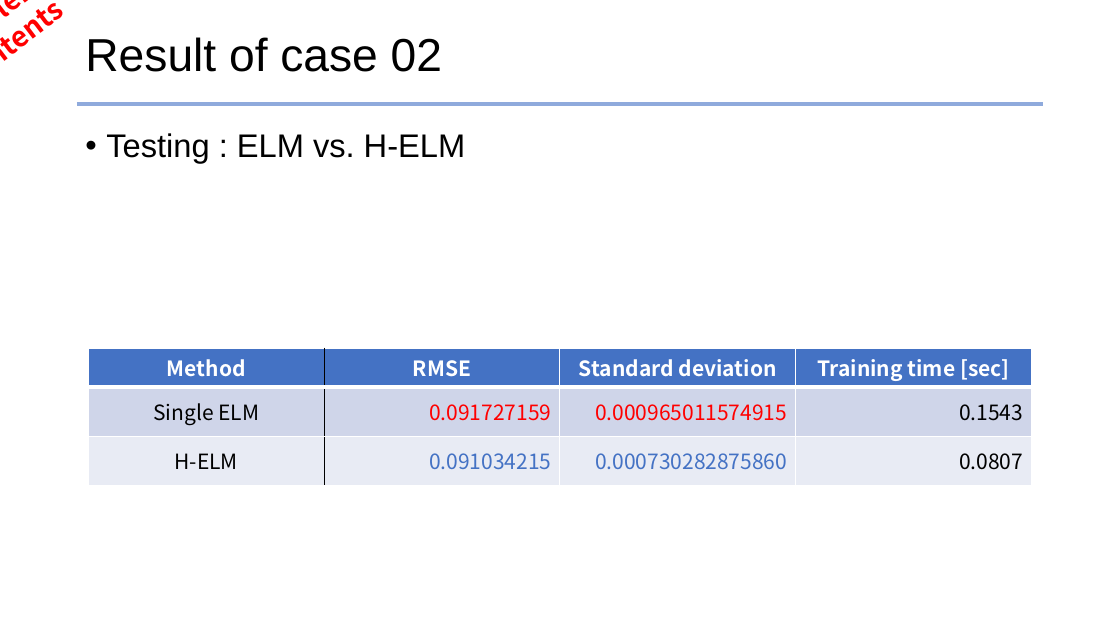
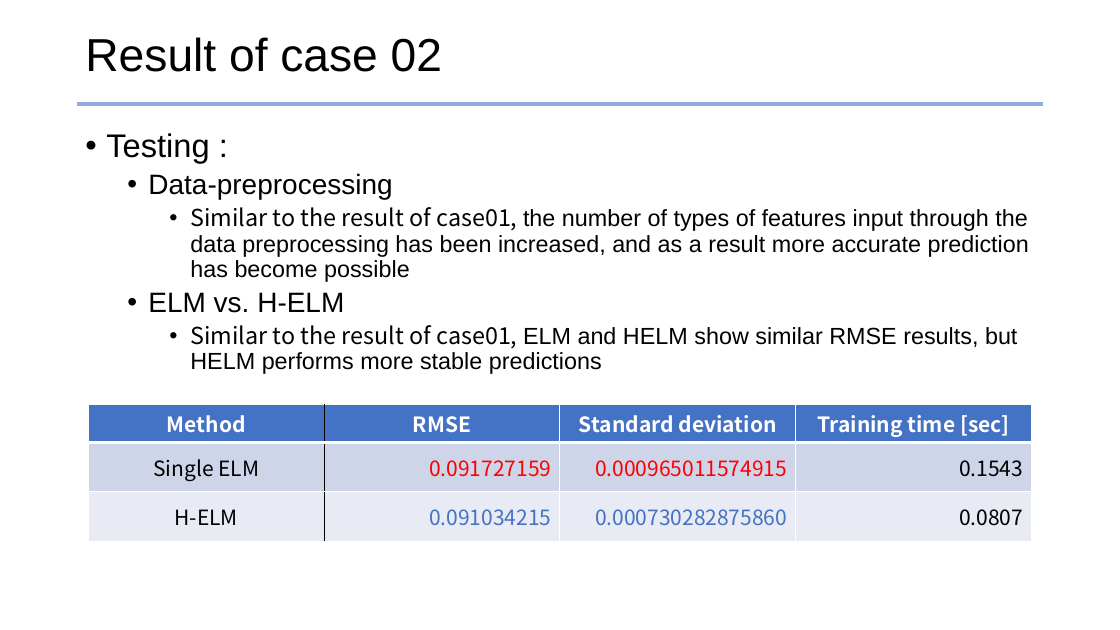
Before and after one commit to jhyun0919/STLF_of_Australian_NEM_by_H-ELM, a slide deck: slide 29 of ppt_slides/prepare_ELM2017_26MAY2017.pptx. Drawn at 1120x630 pixels with LibreOffice and Linux fonts; fonts in the diff are those of the drawing. Boxes give left, top, right and bottom in pixels: in the first picture for what was removed or moved away, otherwise in the second. Text is boxed around its words. In the diff, an @@ line names an element or a change of style, - is before the commit and + after.

Commit message:
ELM_2017
ppt slides

```diff
--- a/ppt_slides/prepare_ELM2017_26MAY2017.pptx
+++ b/ppt_slides/prepare_ELM2017_26MAY2017.pptx
@@ text removed at (0,0,153,101) @@
-Need supplementary contents
@@ text at (106,133,1029,374): text changed; size 28 to 20 pt @@
-• Testing : ELM vs. H-ELM
+• Testing :
+  • Data-preprocessing
+    • Similar to the result of case01, the number of types of features input through the data preprocessing has been increased, and as a result more accurate prediction has become possible
+  • ELM vs. H-ELM
+    • Similar to the result of case01, ELM and HELM show similar RMSE results, but HELM performs more stable predictions
@@ table: place and size @@
-table at (88,349,1033,484)
+table at (88,404,1033,539)
```
Also in this commit, not shown: 8 other slides changed.
